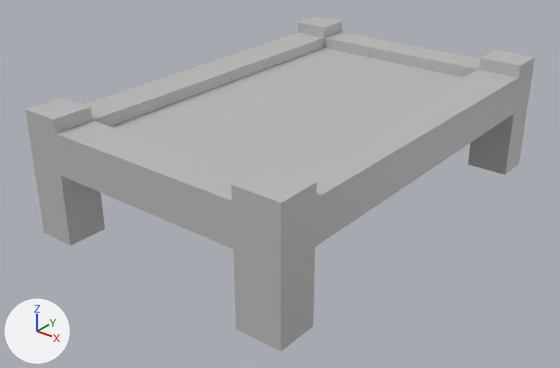
The FBX model Assets/Assets/P_PTable1.fbx: old version first, new version second.
Both versions are drawn from a 50 mm camera at (23.43, 6.03, 2.08) aimed at (20.38, 9.85, -0.28). The axes (+X, +Y, +Z) are drawn at lower left. The lights are the same throughout. Where no turn or scale is listed for an object, it has been applied to the vertices. Vertices at the same position are counted once.
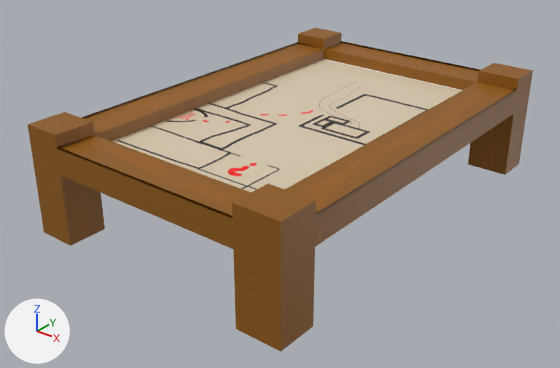
The newer file is also turned or shifted as a whole; pictures and numbers use the older file's frame.

Changed parts and their boxes (x1, y1, x2, y2) in the pictures (560 x 368 px; the box of a moved part takes in the faces that stretch with it):
'pCube33', recoloured, reshaped, surface changed (grey to brown): before (25, 17, 535, 352); after (28, 28, 533, 352)
part 1 of me_mesh, moved or reshaped: before (25, 17, 535, 235); after (28, 28, 533, 235)
part 2 of me_mesh, surface changed (grey to brown): before (29, 81, 531, 352); after (29, 41, 531, 352)

What the commit changed:
Picture 'P_Table1.jpg' (img_p_table1_jpg) is new.
Material 'Table1' (mat_table1) is new.
Its texture is img_p_table1_jpg.
me_mesh is used by ob_pcube33; location (20.421, 10.055, -0.369).
me_mesh had 76 vertices, 78 faces and spanned x -1.0..1.0, y -1.5..1.5, z -0.07..0.79.
me_mesh no longer uses material mat_lambert1 (grey #bcbcbc).
me_mesh now has 76 vertices, 78 faces and spans x -1.0..1.0, y -1.5..1.5, z -0.07..0.69.
me_mesh part 1: 32 of the vertices in x -1.0..1.0, y -1.5..1.5, z 0.62..0.79 are moved by (0.0, 0.0, -0.1).
me_mesh part 2: texture (UV) coordinates of 78 of 78 faces, centred in x -1.0..1.0, y -1.5..1.5, z -0.07..0.79, changed; they spanned u 0.12..0.88, v 0.0..1.0 and now span u 0.02..0.96, v 0.16..0.94.
me_mesh now uses material mat_table1 (picture img_p_table1_jpg).
